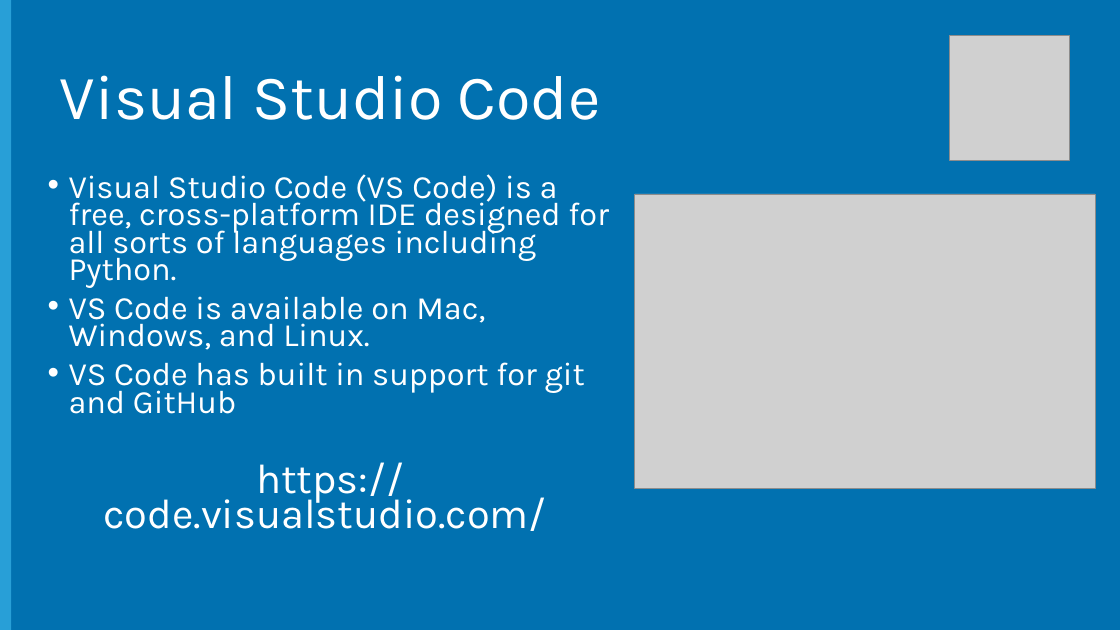
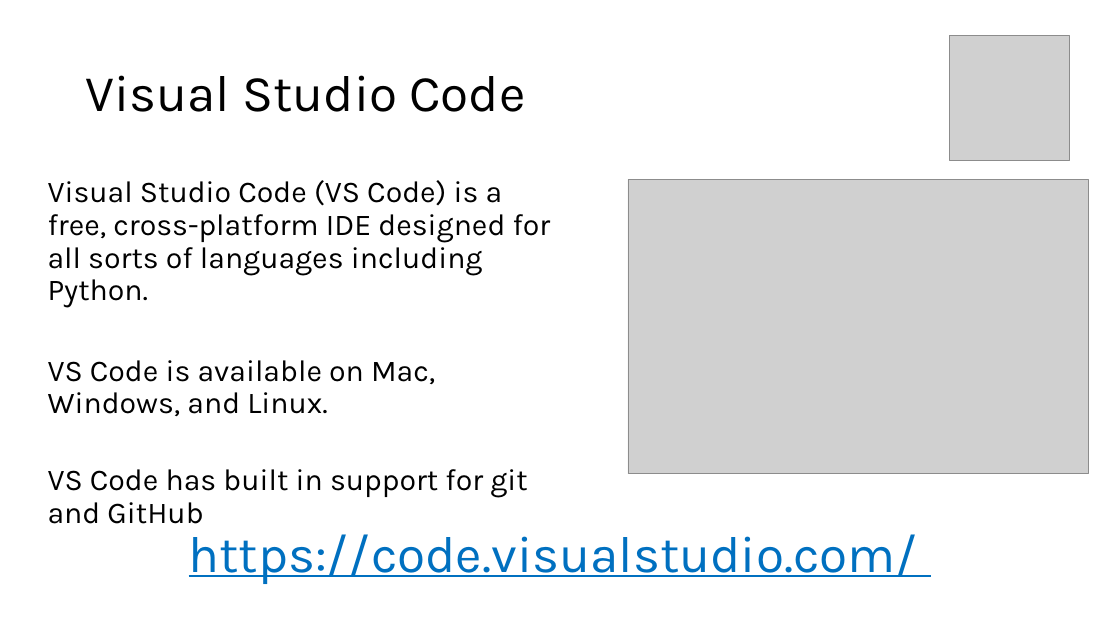
Before and after one commit to jorge2412/DataLake2, a slide deck: slide 11 of Open Dev Framework/Python/Session 1 - Introduction and Slides (Draft)/Introduction to Python.pptx (slide 12 before the commit). Drawn at 1120x630 pixels with LibreOffice and Linux fonts; fonts in the diff are those of the drawing; grey boxes stand for pictures; background and template pictures are left out. Boxes give left, top, right and bottom in pixels: in the first picture for what was removed or moved away, otherwise in the second. Text is boxed around its words. In the diff, an @@ line names an element or a change of style, - is before the commit and + after.

Commit message:
Updated Python lab

```diff
--- a/Open Dev Framework/Python/Session 1 - Introduction and Slides (Draft)/Introduction to Python.pptx
+++ b/Open Dev Framework/Python/Session 1 - Introduction and Slides (Draft)/Introduction to Python.pptx
@@ background #0171B0 to #FFFFFF @@
@@ rectangle removed at <box>0,0,11,630</box> @@
@@ title "Visual Studio Code": place and size @@
-title "Visual Studio Code" at <box>60,75,601,120</box>
+title "Visual Studio Code" at <box>85,75,526,112</box>
@@ title "Visual Studio Code" at <box>85,75,526,112</box>: size 54 to 44 pt, text colour #FFFFFF to #000000 @@
@@ text "Visual Studio Code (VS Code) ..." at <box>48,180,551,524</box>: size 27.9 to 25.9 pt, text colour #FFFFFF to #000000; bullet • to none; line spacing 0.7 to 0.9 @@
@@ picture: place and size @@
-picture at <box>635,194,1096,489</box>
+picture at <box>628,180,1089,475</box>
@@ text at <box>103,462,546,531</box>: paragraph removed @@
-https://code.visualstudio.com/
@@ text added at <box>189,534,918,584</box>, 44 pt, text #0070C0, underline @@
+https://code.visualstudio.com/
```
Also in this commit, not shown: 18 other slides changed, 2 slides added, 3 slides removed, 14 other files.
